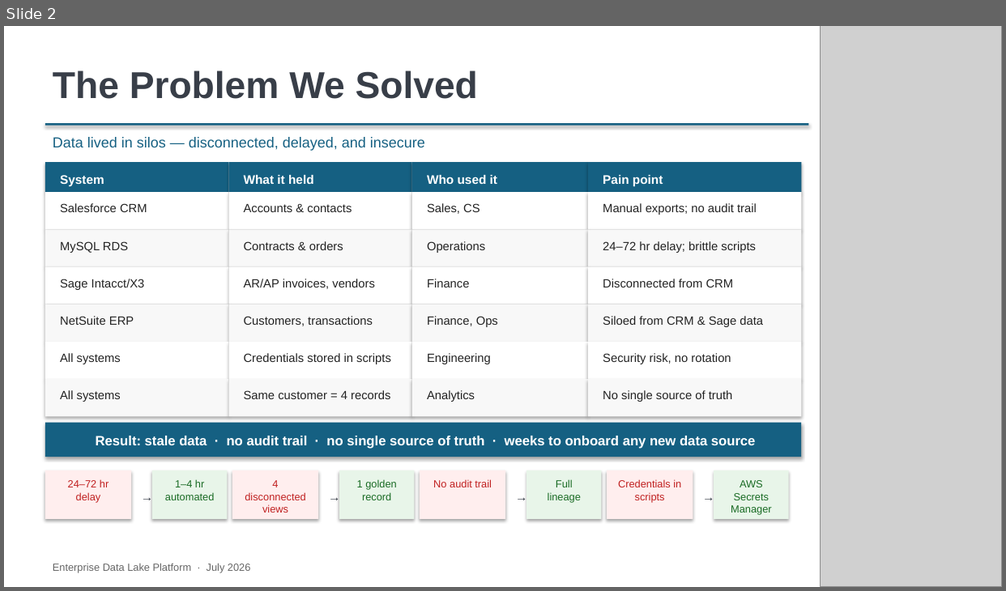
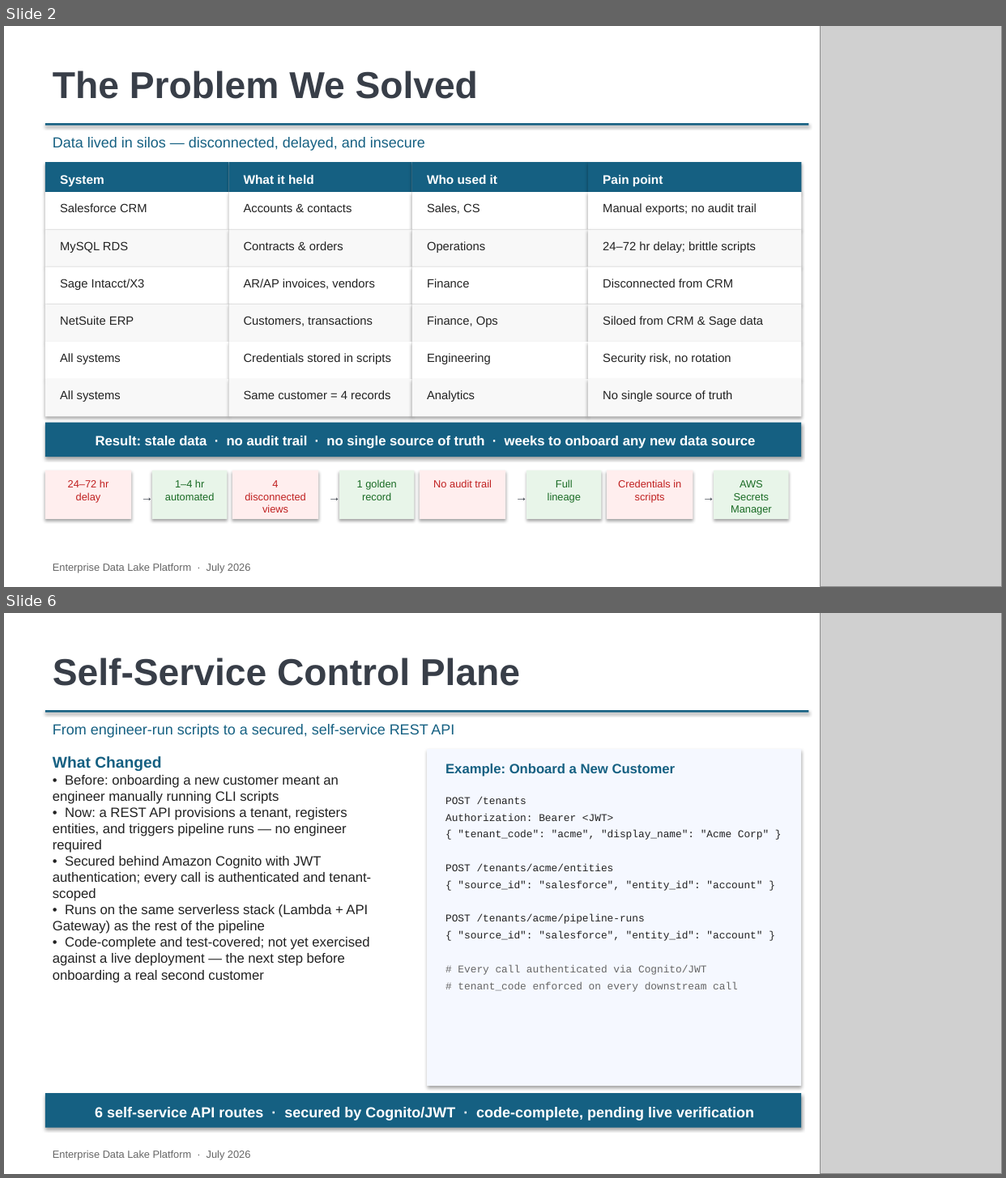
Before and after one commit to deepnarayan-sierradev/DataLake, a slide deck: Enterprise_Data_Lake_Platform_v2.pptx. Shown one above the other, each under a label of ours: slide 2 before the commit, slides 2 and 6 after it; the slides between them are not shown. The pictures are 1006x591 and 1006x1178 pixels, drawn with LibreOffice and Linux fonts; fonts in the diff are those of the drawing; grey boxes stand for pictures. Boxes give left, top, right and bottom in pixels: in the first picture for what was removed or moved away, otherwise in the second. Text is boxed around its words. In the diff, an @@ line names an element or a change of style, - is before the commit and + after.

```diff
--- a/Enterprise_Data_Lake_Platform_v2.pptx
+++ b/Enterprise_Data_Lake_Platform_v2.pptx
@@ slide 6 added at <box>4,613,1002,1174</box>, background #FFFFFF @@
@@ picture added at <box>820,613,1002,1174</box> @@
@@ text added at <box>53,658,520,686</box>, 36 pt, text #383E48, bold @@
+Self-Service Control Plane
@@ rectangle added at <box>45,710,809,713</box>, fill #156082 @@
@@ text added at <box>53,724,454,738</box>, 14 pt, text #156082 @@
+From engineer-run scripts to a secured, self-service REST API
@@ text added at <box>53,756,371,983</box>, 13 pt, text #222222 @@
+What Changed
+• Before: onboarding a new customer meant an engineer manually running CLI scripts
+• Now: a REST API provisions a tenant, registers entities, and triggers pipeline runs — no engineer required
+• Secured behind Amazon Cognito with JWT authentication; every call is authenticated and tenant-scoped
+• Runs on the same serverless stack (Lambda + API Gateway) as the rest of the pipeline
+• Code-complete and test-covered; not yet exercised against a live deployment — the next step before onboarding a real second customer
@@ rectangle added at <box>427,749,801,1086</box>, fill #F5F8FF @@
@@ text added at <box>445,764,675,777</box>, 13 pt, text #156082, bold @@
+Example: Onboard a New Customer
@@ text added at <box>445,797,526,804</box>, 10 pt, text #222222 @@
+POST /tenants
@@ text added at <box>445,813,613,821</box>, 10 pt, text #222222 @@
+Authorization: Bearer <JWT>
@@ text added at <box>458,830,769,840</box>, 10 pt, text #222222 @@
+{ "tenant_code": "acme", "display_name": "Acme Corp" }
@@ text added at <box>445,864,614,871</box>, 10 pt, text #222222 @@
+POST /tenants/acme/entities
@@ text added at <box>458,881,762,891</box>, 10 pt, text #222222 @@
+{ "source_id": "salesforce", "entity_id": "account" }
@@ text added at <box>445,914,645,924</box>, 10 pt, text #222222 @@
+POST /tenants/acme/pipeline-runs
@@ text added at <box>458,931,762,941</box>, 10 pt, text #222222 @@
+{ "source_id": "salesforce", "entity_id": "account" }
@@ text added at <box>458,965,706,975</box>, 10 pt, text #666666 @@
+# Every call authenticated via Cognito/JWT
@@ text added at <box>458,982,738,992</box>, 10 pt, text #666666 @@
+# tenant_code enforced on every downstream call
@@ rectangle added at <box>45,1093,801,1128</box>, fill #156082 @@
@@ text added at <box>95,1107,754,1121</box>, 14 pt, text #FFFFFF, bold @@
+6 self-service API routes · secured by Cognito/JWT · code-complete, pending live verification
@@ text added at <box>53,1150,250,1161</box>, 10 pt, text #666666 @@
+Enterprise Data Lake Platform · July 2026
```
Also in this commit, not shown: 16 slides changed, 1 other slide added, 58 other files.
